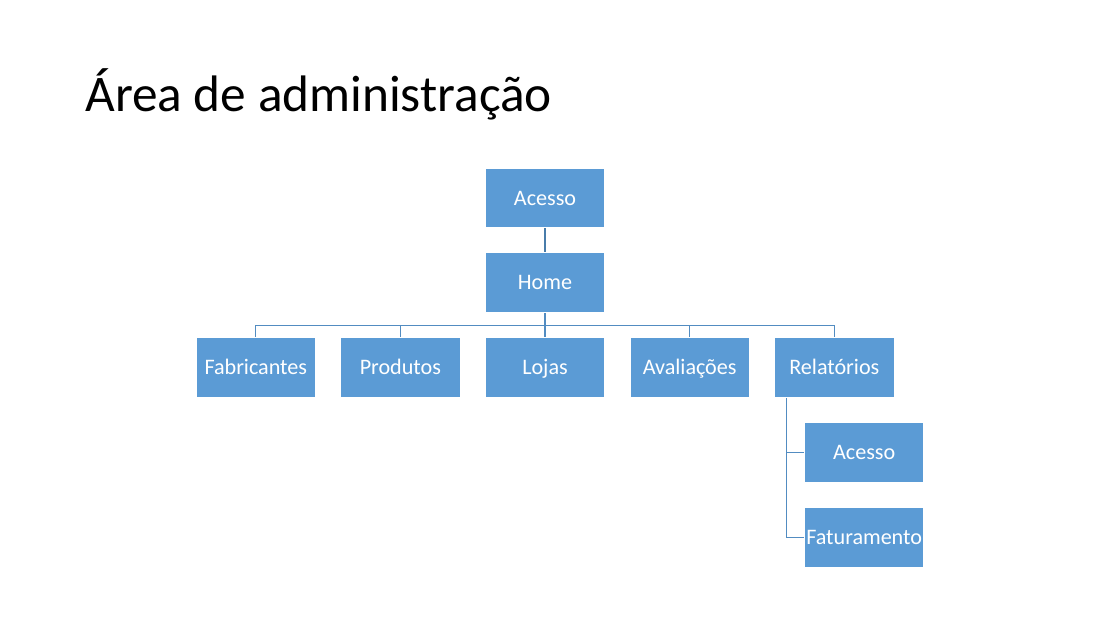
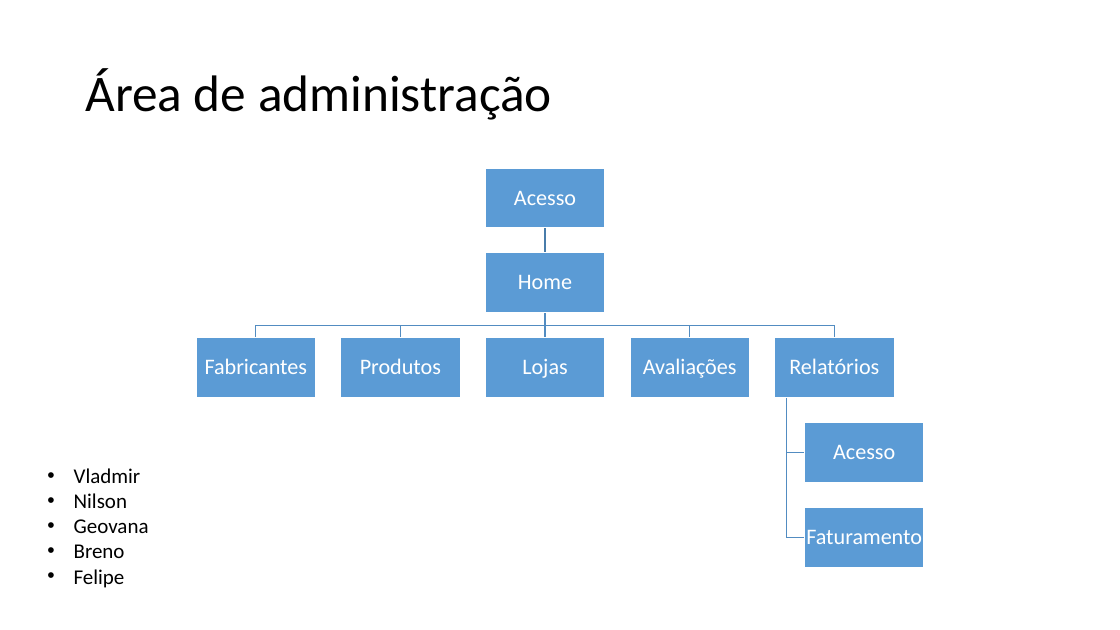
Before and after one commit to brenoas/projetointegrador, a slide deck: slide 4 of sitemap.pptx. Drawn at 1120x630 pixels with LibreOffice and Linux fonts; fonts in the diff are those of the drawing. Boxes give left, top, right and bottom in pixels: in the first picture for what was removed or moved away, otherwise in the second. Text is boxed around its words. In the diff, an @@ line names an element or a change of style, - is before the commit and + after.

```diff
--- a/sitemap.pptx
+++ b/sitemap.pptx
@@ text added at [74, 468, 149, 588], 18 pt, text #000000 @@
+• Vladmir
+• Nilson
+• Geovana
+• Breno
+• Felipe
```
Also in this commit, not shown: 2 other slides changed.
